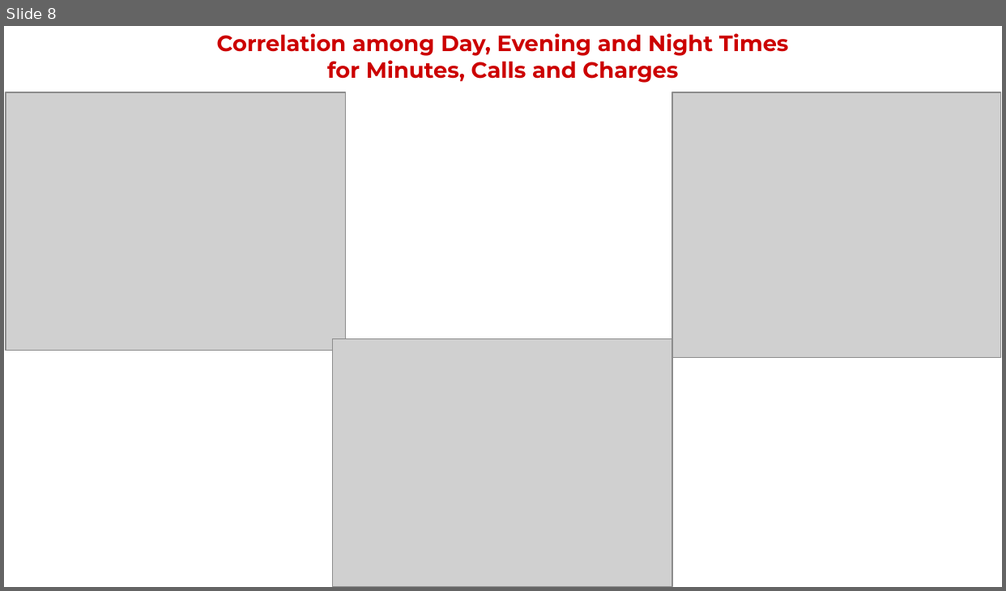
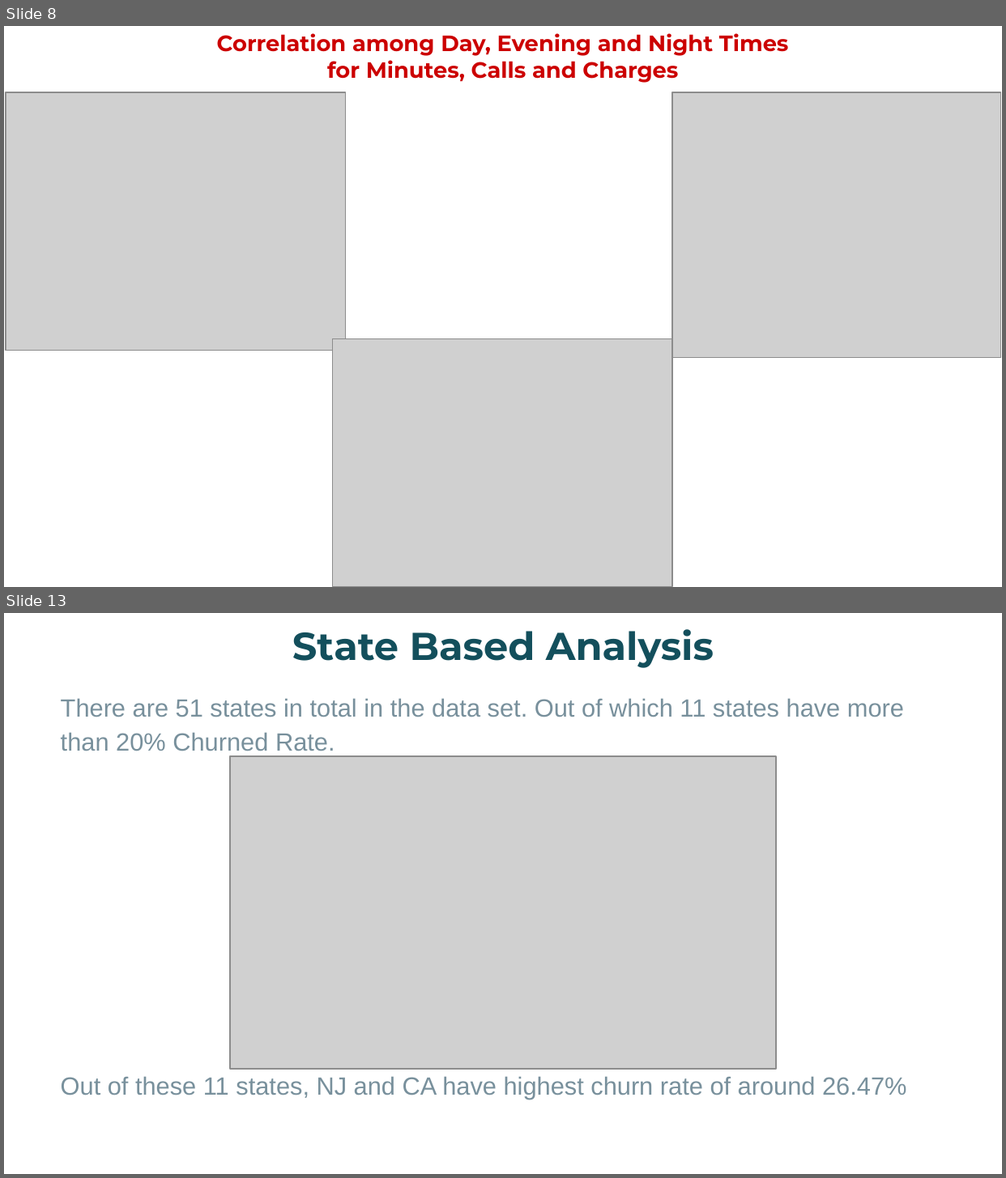
Before and after one commit to codes-by-vamshi/EDA-TelecomChurn, a slide deck: Project Presentation.pptx. Shown one above the other, each under a label of ours: slide 8 before the commit, slides 8 and 13 after it; the slides between them are not shown. The pictures are 1006x591 and 1006x1178 pixels, drawn with LibreOffice and Linux fonts; fonts in the diff are those of the drawing; grey boxes stand for pictures; background and template pictures are left out. Boxes give left, top, right and bottom in pixels: in the first picture for what was removed or moved away, otherwise in the second. Text is boxed around its words. In the diff, an @@ line names an element or a change of style, - is before the commit and + after.

```diff
--- a/Project Presentation.pptx
+++ b/Project Presentation.pptx
@@ slide 13 added at <box>4,613,1002,1174</box>, background #FFFFFF @@
@@ title added at <box>292,629,714,668</box>, 28 pt, text #134F5C, bold @@
+State Based Analysis
@@ text added at <box>61,698,906,1100</box>, 18 pt, text #78909C @@
+There are 51 states in total in the data set. Out of which 11 states have more than 20% Churned Rate.
+Out of these 11 states, NJ and CA have highest churn rate of around 26.47%
@@ picture added at <box>229,756,775,1069</box> @@
```
Also in this commit, not shown: 9 other slides added, 14 slides removed, 1 other file.
